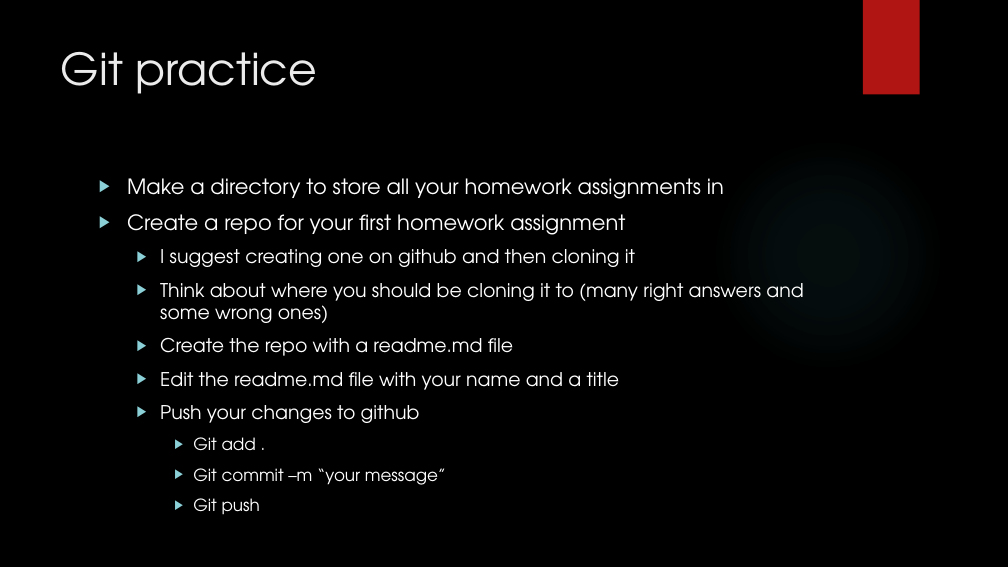
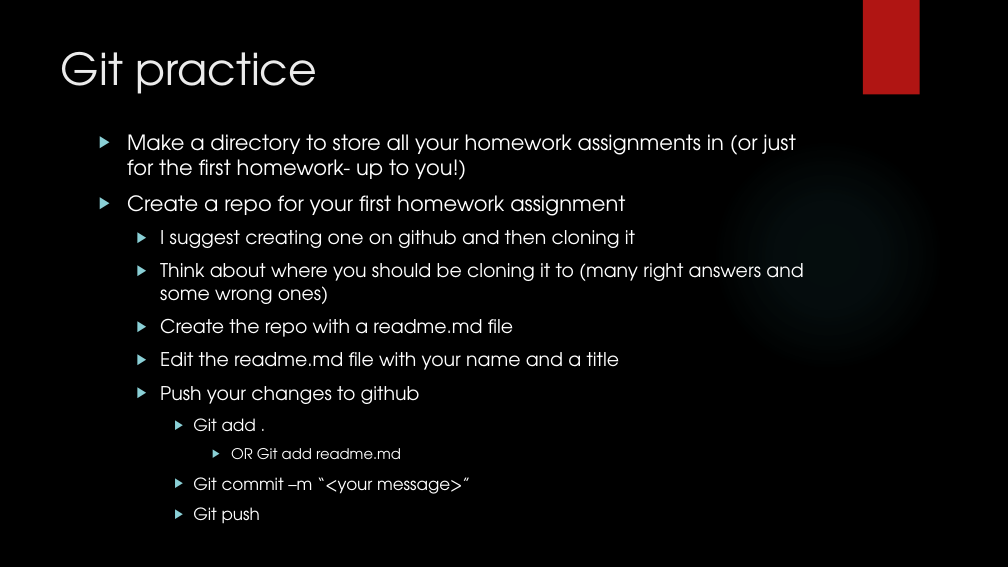
Before and after one commit to LaunchCoderGirlSTL/Data-Science-Assignments, a slide deck: slide 15 of course_material/week_01/01_Presentation.pptx. Drawn at 1008x567 pixels with LibreOffice and Linux fonts; fonts in the diff are those of the drawing; background and template pictures are left out. Boxes give left, top, right and bottom in pixels: in the first picture for what was removed or moved away, otherwise in the second. Text is boxed around its words. In the diff, an @@ line names an element or a change of style, - is before the commit and + after.

```diff
--- a/course_material/week_01/01_Presentation.pptx
+++ b/course_material/week_01/01_Presentation.pptx
@@ text "Make a directory to store ...": place and size @@
-text "Make a directory to store ..." at (127,178,803,515)
+text "Make a directory to store ..." at (127,134,803,524)
@@ text at (127,134,796,180): text changed @@
-▶ Make a directory to store all your homework assignments in
+▶ Make a directory to store all your homework assignments in (or just for the first homework- up to you!)
@@ text at (193,448,470,494): text changed @@
-    ▶ Git commit –m “your message”
+      ▶ OR Git add readme.md
+    ▶ Git commit –m “<your message>”
```
Also in this commit, not shown: 4 other slides changed, 1 slide added, 1 other file.
